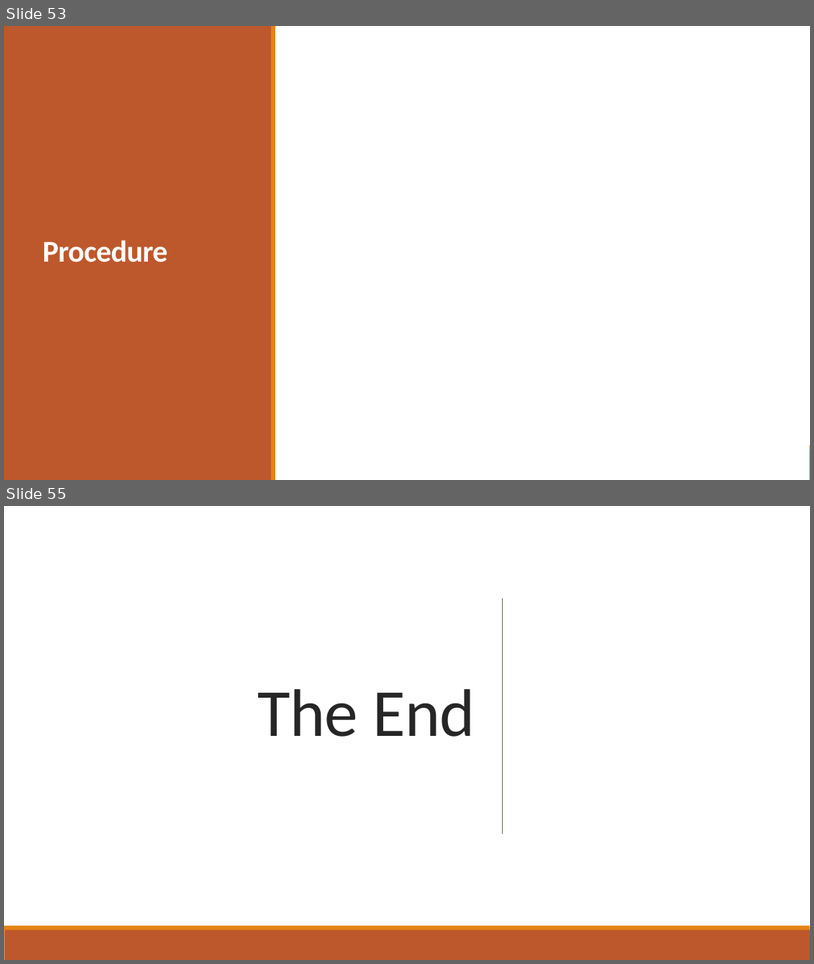
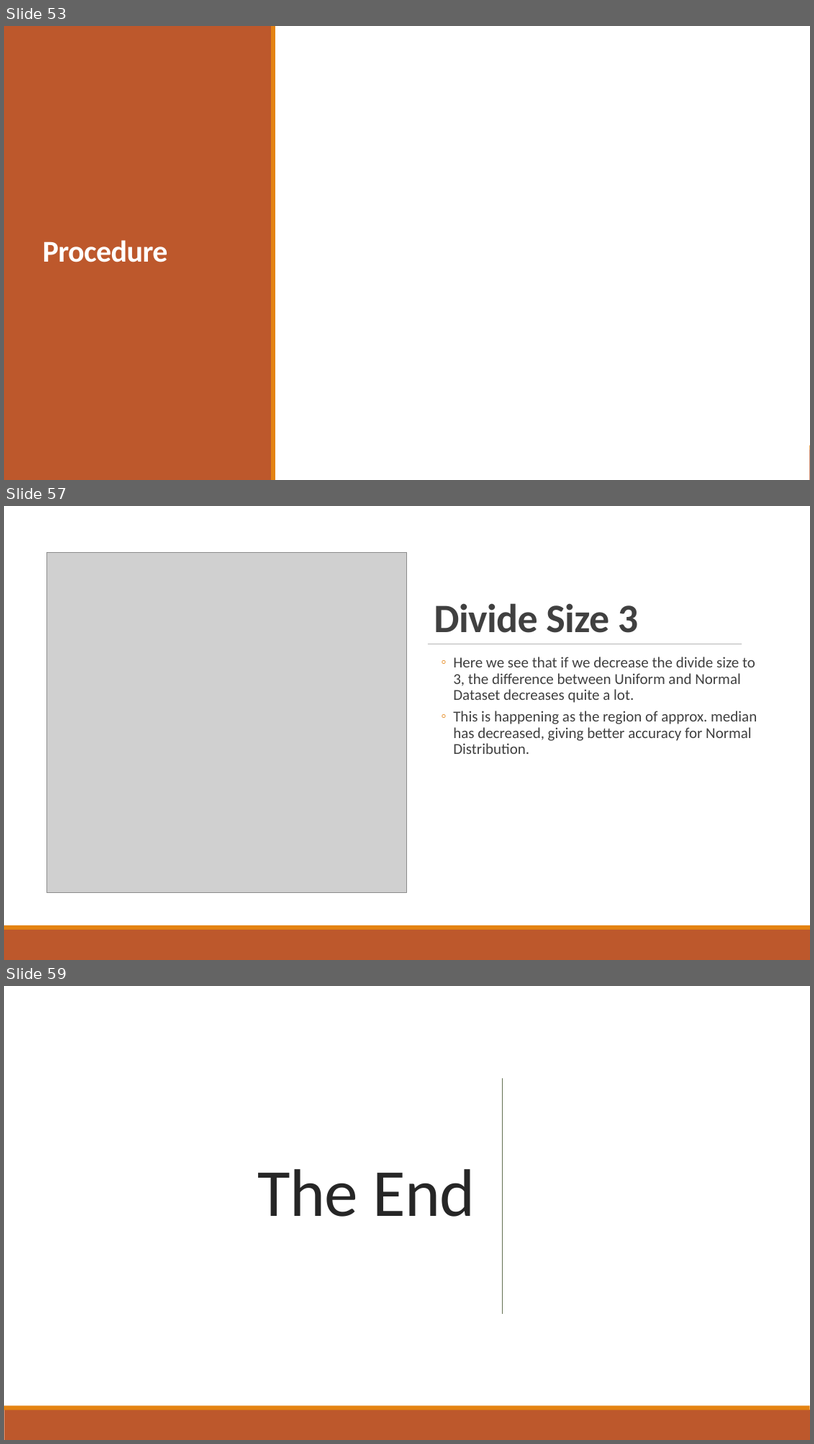
Before and after one commit to ayndp657/ALGORITHMLAB, a slide deck: Assignment 1/Assignment Presentation.pptx. Shown one above the other, each under a label of ours: slides 53 and 55 before the commit, slides 53, 57 and 59 after it; the slides between them are not shown. The pictures are 814x964 and 814x1444 pixels, drawn with LibreOffice and Linux fonts; fonts in the diff are those of the drawing; grey boxes stand for pictures. Boxes give left, top, right and bottom in pixels: in the first picture for what was removed or moved away, otherwise in the second. Text is boxed around its words. In the diff, an @@ line names an element or a change of style, - is before the commit and + after.

```diff
--- a/Assignment 1/Assignment Presentation.pptx
+++ b/Assignment 1/Assignment Presentation.pptx
@@ slide 57 added at <box>4,506,810,960</box>, background #FFFFFF @@
@@ rectangle added at <box>4,506,810,925</box>, fill #FFFFFF @@
@@ picture added at <box>46,552,407,892</box> @@
@@ title added at <box>434,603,638,633</box>, 48 pt, text #404040, bold @@
+Divide Size 3
@@ line added from (428, 644) to (743, 644), #808080 0.5 pt @@
@@ text added at <box>453,656,757,754</box>, 18 pt, text #404040 @@
+  ◦ Here we see that if we decrease the divide size to 3, the difference between Uniform and Normal Dataset decreases quite a lot.
+  ◦ This is happening as the region of approx. median has decreased, giving better accuracy for Normal Distribution.
@@ rectangle added at <box>4,925,810,929</box>, fill #E48312 @@
@@ rectangle added at <box>4,929,810,960</box>, fill #BD582C @@
@@ what was slide 55 is now slide 59 @@
```
Also in this commit, not shown: 1 slide changed, 3 other slides added, 9 other files.
